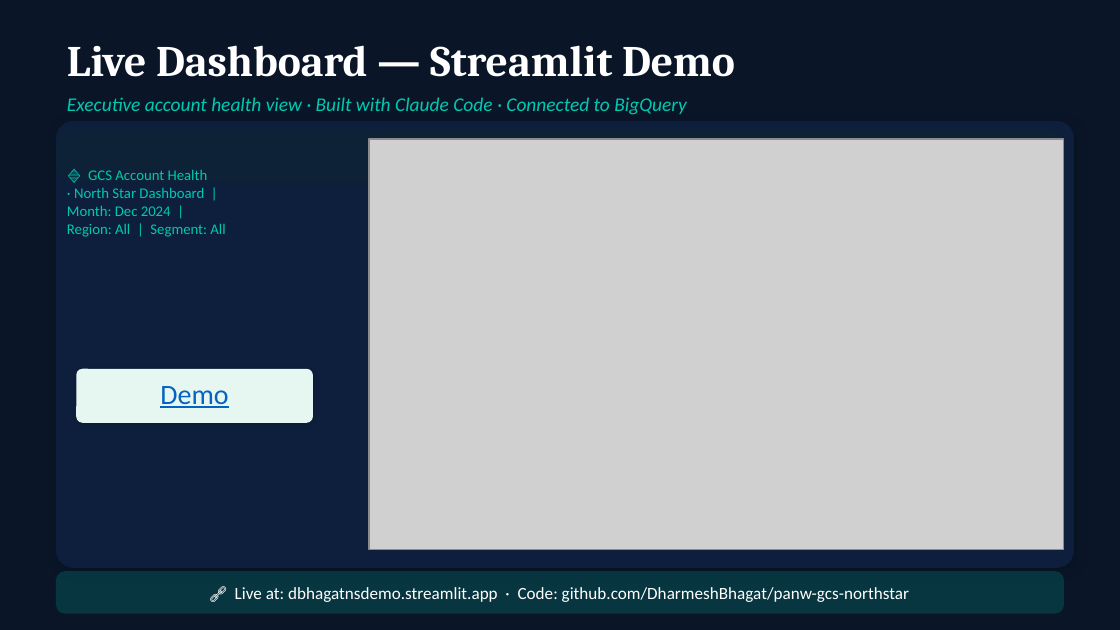
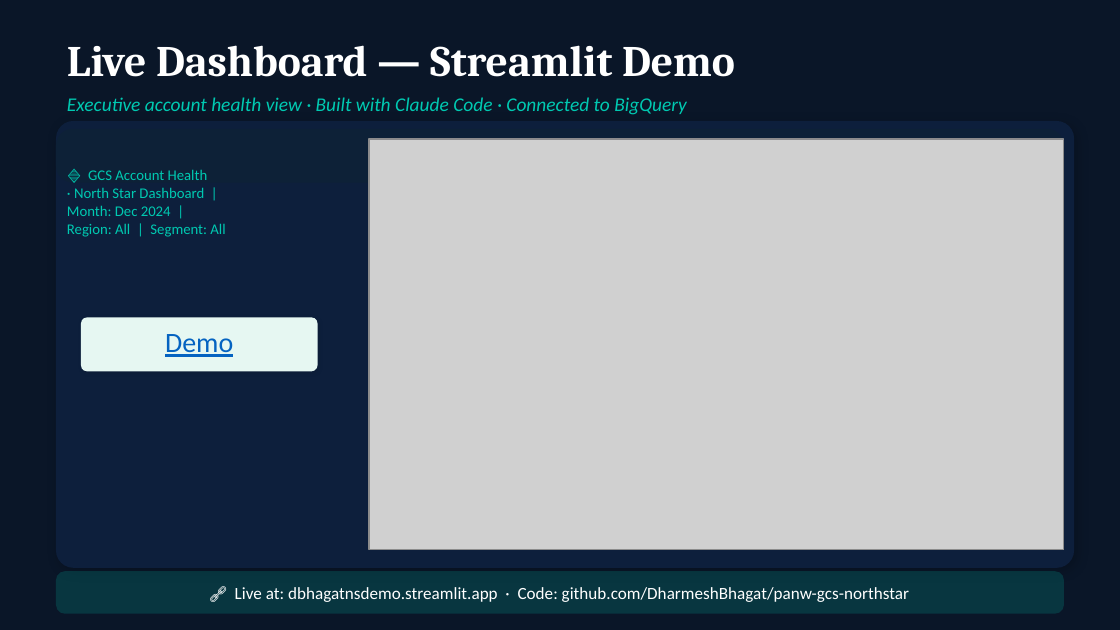
Before and after one commit to DharmeshBhagat/panw-gcs-northstar, a slide deck: slide 8 of presentation/PANW_GCS_RealizedARR_FinalDeck.pptx. Drawn at 1120x630 pixels with LibreOffice and Linux fonts; fonts in the diff are those of the drawing; grey boxes stand for pictures. Boxes give left, top, right and bottom in pixels: in the first picture for what was removed or moved away, otherwise in the second. Text is boxed around its words. In the diff, an @@ line names an element or a change of style, - is before the commit and + after.

```diff
--- a/presentation/PANW_GCS_RealizedARR_FinalDeck.pptx
+++ b/presentation/PANW_GCS_RealizedARR_FinalDeck.pptx
@@ rounded rectangle "Demo": place and size @@
-rounded rectangle "Demo" at box(76, 368, 312, 422)
+rounded rectangle "Demo" at box(81, 317, 317, 371)
```
Also in this commit, not shown: 5 other slides changed, 4 slides added.
